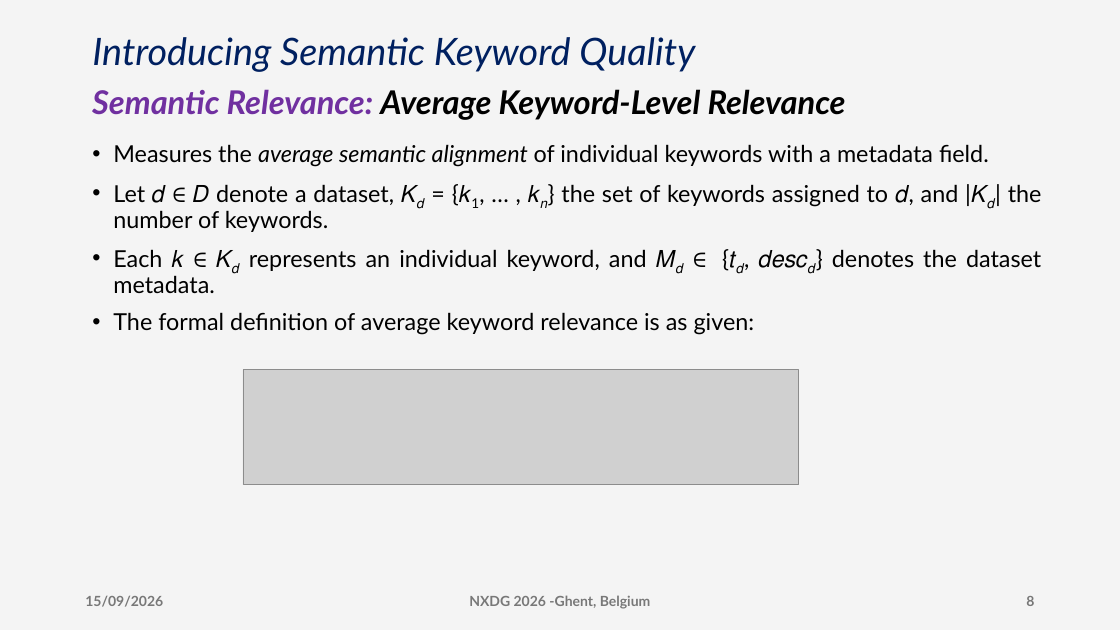
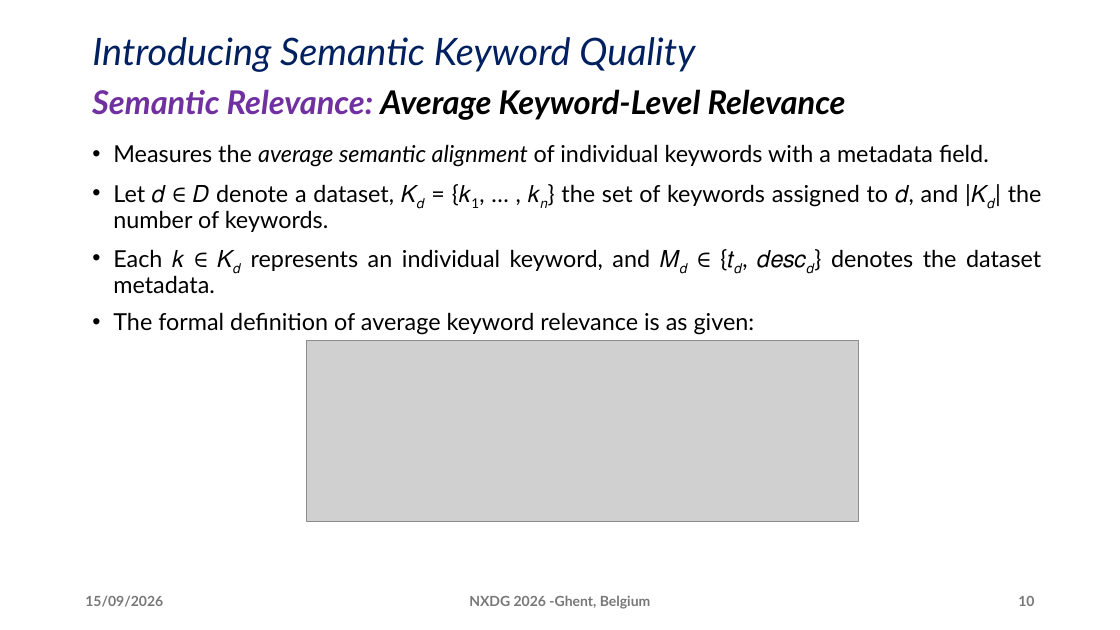
Before and after one commit to DeperiasKerre/deperiaskerre.github.io, a slide deck: slide 10 of slides/nxdg_2026_Deperias.pptx (slide 8 before the commit). Drawn at 1120x630 pixels with LibreOffice and Linux fonts; fonts in the diff are those of the drawing; grey boxes stand for pictures. Boxes give left, top, right and bottom in pixels: in the first picture for what was removed or moved away, otherwise in the second. Text is boxed around its words. In the diff, an @@ line names an element or a change of style, - is before the commit and + after.

```diff
--- a/slides/nxdg_2026_Deperias.pptx
+++ b/slides/nxdg_2026_Deperias.pptx
@@ background #D1D1D1 at 23% opacity to #FFFFFF @@
@@ picture: place and size @@
-picture at [243, 370, 798, 485]
+picture at [307, 341, 858, 522]
@@ page number at [1018, 596, 1034, 606]: text changed @@
-8
+10
```
Also in this commit, not shown: 17 other slides changed, 3 slides added.
